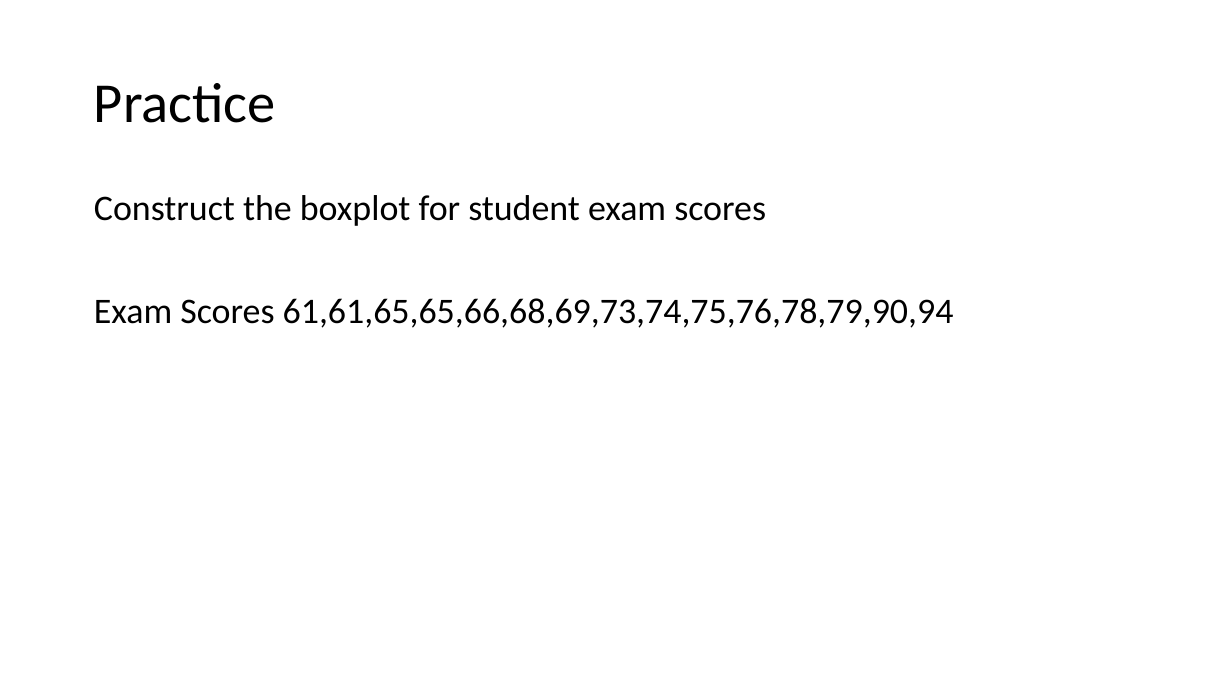
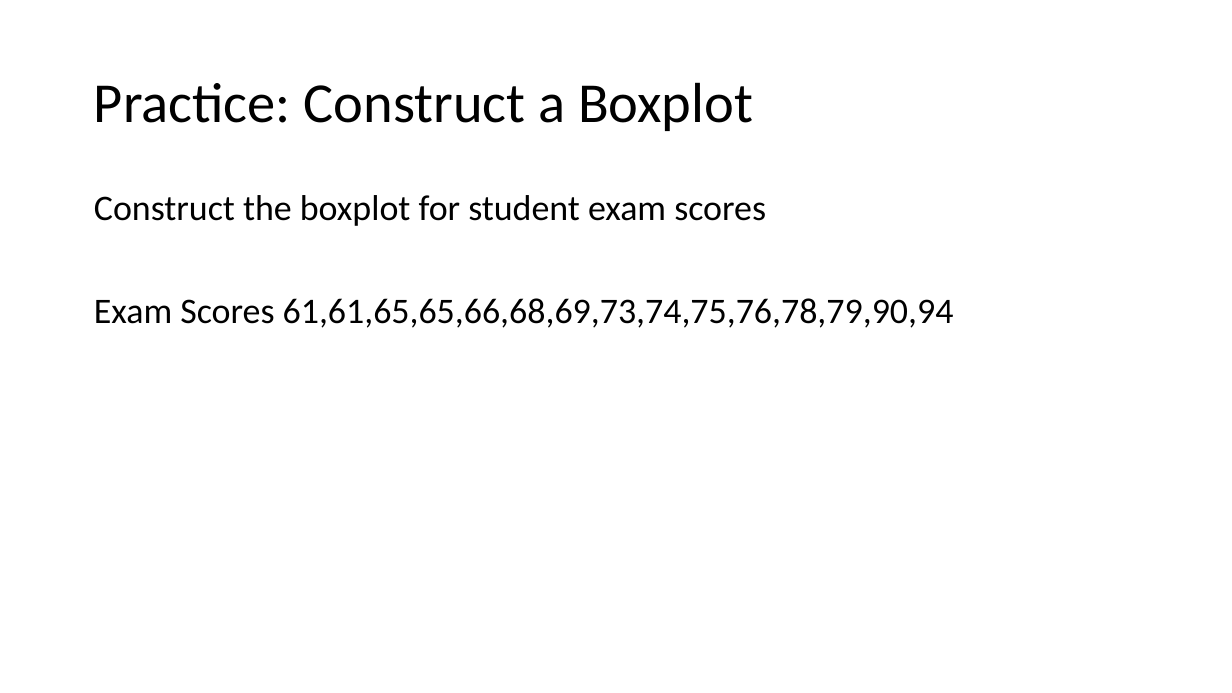
Before and after one commit to Jarred6068/Kvamme_UI_STAT251, a slide deck: slide 28 of docs/lecture_slides/Week 2/Week2_Lecture5_slides_1_19_2024.pptx (slide 31 before the commit). Drawn at 1232x693 pixels with LibreOffice and Linux fonts; fonts in the diff are those of the drawing. Boxes give left, top, right and bottom in pixels: in the first picture for what was removed or moved away, otherwise in the second. Text is boxed around its words. In the diff, an @@ line names an element or a change of style, - is before the commit and + after.

```diff
--- a/docs/lecture_slides/Week 2/Week2_Lecture5_slides_1_19_2024.pptx
+++ b/docs/lecture_slides/Week 2/Week2_Lecture5_slides_1_19_2024.pptx
@@ title at box(94, 82, 753, 131): text changed @@
-Practice
+Practice: Construct a Boxplot
```
Also in this commit, not shown: 9 other slides changed, 1 slide added, 4 slides removed, 1 other file.
